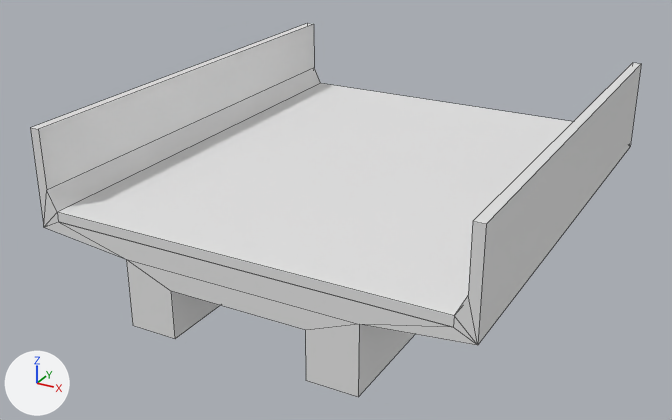
Two versions of the FBX model Assets/fbx/道路_fbx/高速道路_fbx/高速道路_4m×5m.fbx, one commit apart.
The view is the same before and after, from a 50 mm lens placed at (4.16, -8.26, 3.53), pointed at (-0.22, -0.3, -0.45). Arrows for +X, +Y and +Z are at lower left; the lights stay in place. Mesh edges are drawn as thin lines. Where no turn or scale is listed for an object, it has been applied to the vertices.

Objects in the first picture: 'Road', 'Wall'.
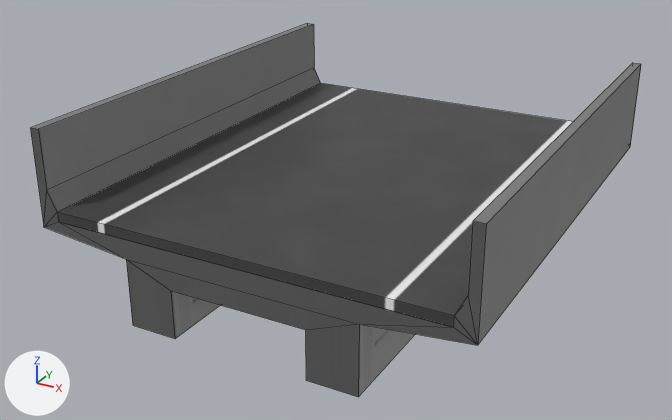
What changed in the scene script:
```text
Add img_高速道路高架_001_png:
    img_高速道路高架_001_png = load_image('高速道路高架_001.png', '../../../Textures/道路_Textures/高速道路_Textures/高速道路高架_001.png', 512, 512, 'sRGB')
Add img_汎用道路_5m_5m_3m__中002_png:
    img_汎用道路_5m_5m_3m__中002_png = load_image('汎用道路_5m×5m(3m)_中002.png', '../../../Textures/道路_Textures/汎用道路_Textures/汎用道路_5m×5m(3m)_中002.png', 256, 256, 'sRGB')
Change mat_road:
    remove mat_road.base_color = (0.8, 0.8, 0.8)  # white #e7e7e7
    add mat_road.texture = img_汎用道路_5m_5m_3m__中002_png
Change mat_wall:
    remove mat_wall.base_color = (0.8, 0.8, 0.8)  # white #e7e7e7
    add mat_wall.texture = img_高速道路高架_001_png
```

What differs and where, as boxes (x1, y1, x2, y2) in the pictures (672 x 420 px):
'Road', surface changed (white to grey)
    both: (57, 83, 572, 327)
'Wall', surface changed
    both: (30, 23, 641, 397)
